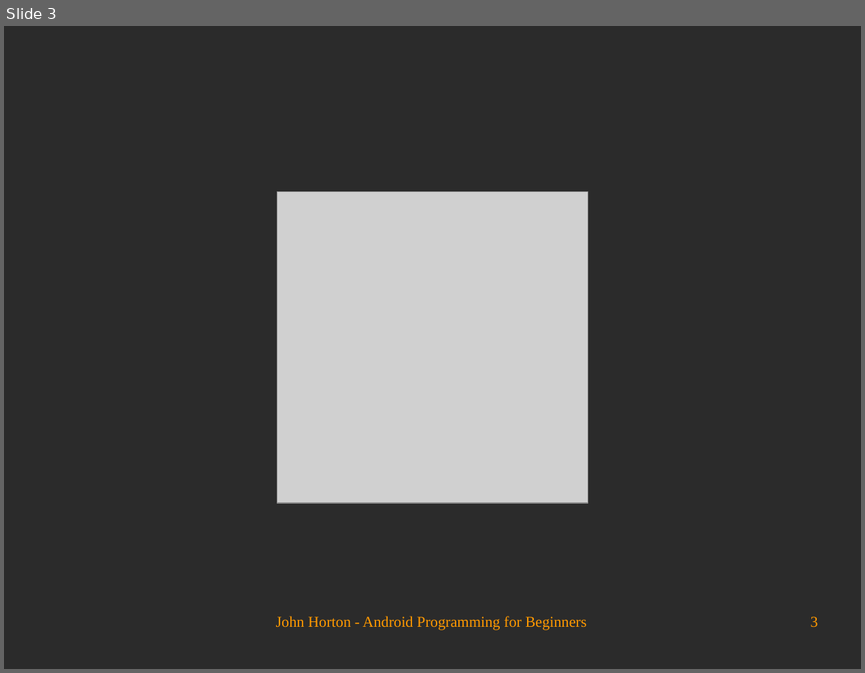
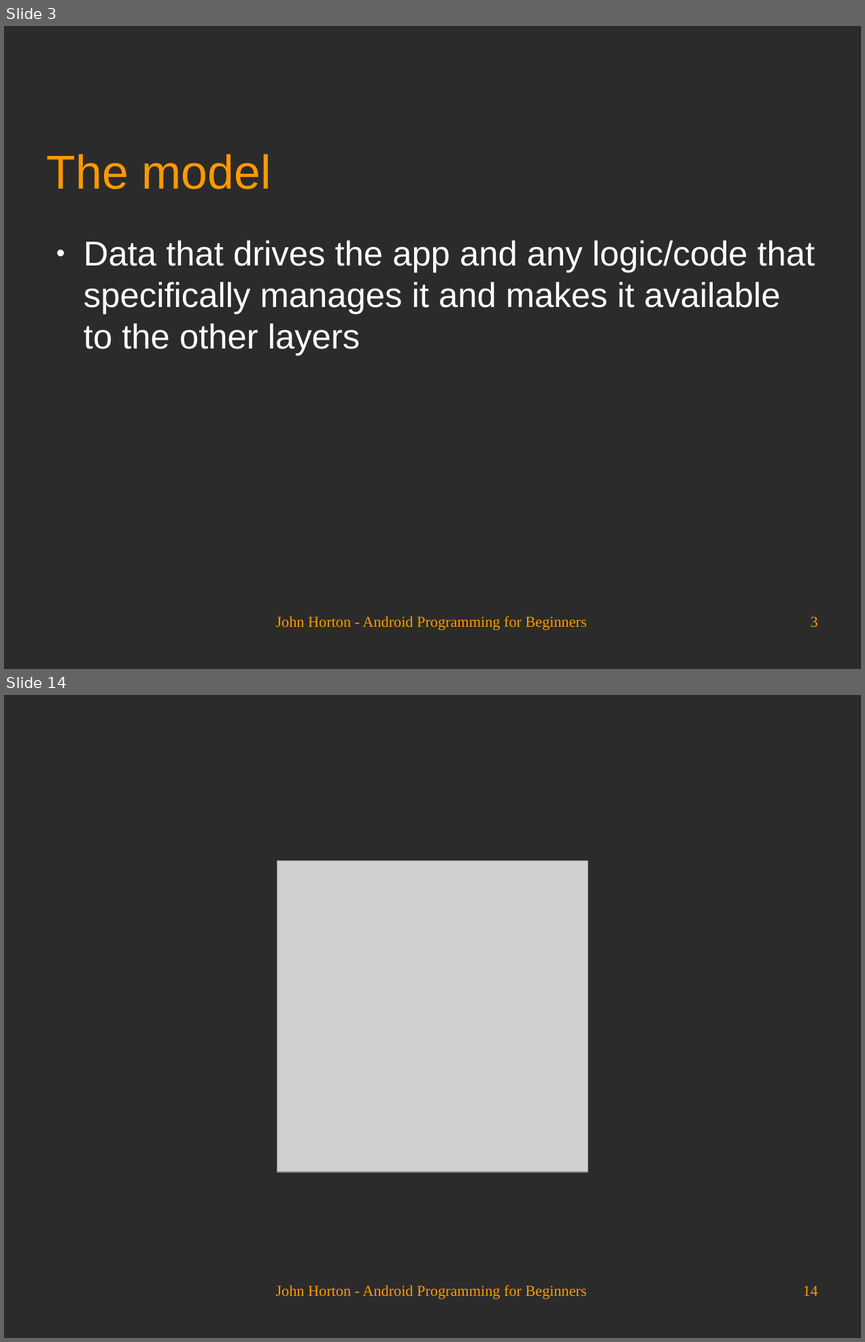
Before and after one commit to Academy-Soft-Intellect/Android-Programming-for-Beginners, a slide deck: 18_Design_Patterns_Fragments_and_the_Real_World.odp. Shown one above the other, each under a label of ours: slide 3 before the commit, slides 3 and 14 after it; the slides between them are not shown. The pictures are 865x673 and 865x1342 pixels, drawn with LibreOffice and Linux fonts; fonts in the diff are those of the drawing; grey boxes stand for pictures; background and template pictures are left out; a plain dark background stands for a picture behind light text. Boxes give left, top, right and bottom in pixels: in the first picture for what was removed or moved away, otherwise in the second. Text is boxed around its words. In the diff, an @@ line names an element or a change of style, - is before the commit and + after.

```diff
--- a/18_Design_Patterns_Fragments_and_the_Real_World.odp
+++ b/18_Design_Patterns_Fragments_and_the_Real_World.odp
@@ slide 3 added at (4, 26, 861, 669), background picture (left out) @@
@@ title added at (47, 154, 271, 189), 44 pt, text #FF9900 @@
+The model
@@ text added at (84, 240, 815, 356), 32 pt, text #FFFFFF @@
+● Data that drives the app and any logic/code that specifically manages it and makes it available to the other layers
@@ text added at (276, 616, 587, 630), 14 pt, text #FF9900 @@
+John Horton - Android Programming for Beginners
@@ page number added at (810, 616, 818, 627), 14 pt, text #FF9900 @@
+3
@@ what was slide 3 is now slide 14 @@
@@ page number at (803, 1285, 818, 1295): text changed @@
-3
+14
```
Also in this commit, not shown: 2 slides changed, 10 other slides added.
